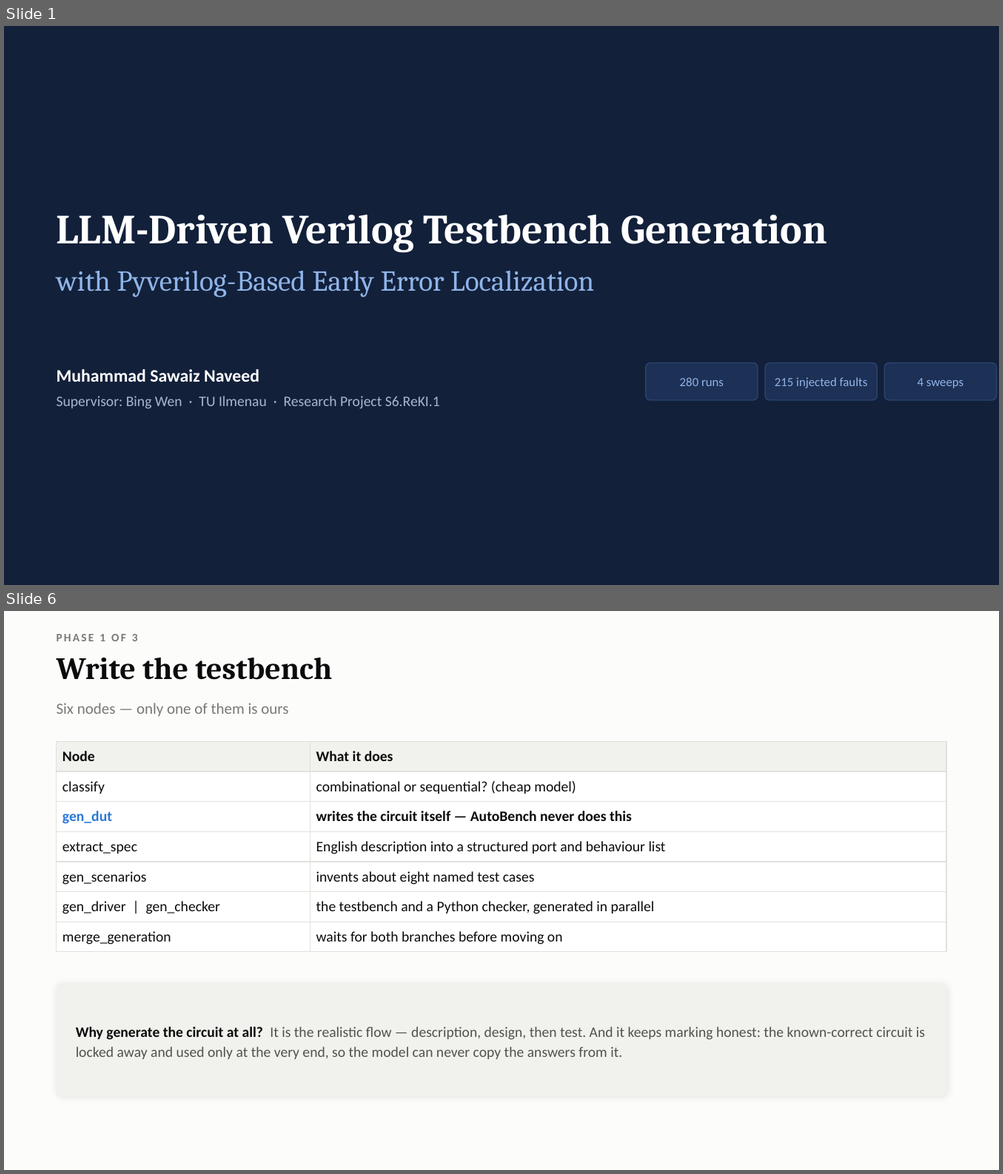
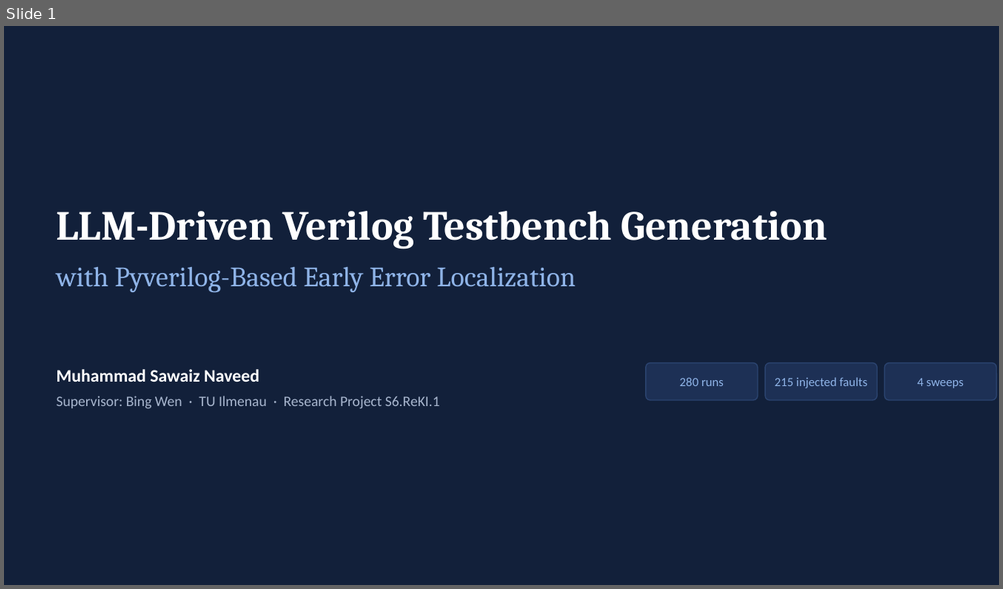
Before and after one commit to Sawaiz-zip/agentic-verilog-testbench, a slide deck: docs/presentation.pptx. Shown one above the other, each under a label of ours: slides 1 and 6 before the commit, slide 1 after it; the slides between them are not shown. The pictures are 1003x1174 and 1003x589 pixels, drawn with LibreOffice and Linux fonts; fonts in the diff are those of the drawing. Boxes give left, top, right and bottom in pixels: in the first picture for what was removed or moved away, otherwise in the second. Text is boxed around its words. In the diff, an @@ line names an element or a change of style, - is before the commit and + after.

```diff
--- a/docs/presentation.pptx
+++ b/docs/presentation.pptx
@@ slide 6 removed at (4,611,999,1170), background #FCFCFB @@
@@ text removed at (57,634,138,641) @@
-PHASE 1 OF 3
@@ text removed at (57,657,332,680) @@
-Write the testbench
@@ text removed at (57,703,288,717) @@
-Six nodes — only one of them is ours
@@ table removed at (57,741,946,948), 7 rows, 2 columns @@
-Node | What it does
-classify | combinational or sequential? (cheap model)
-gen_dut | writes the circuit itself — AutoBench never does this
-extract_spec | English description into a structured port and behaviour list
-gen_scenarios | invents about eight named test cases
-gen_driver | gen_checker | the testbench and a Python checker, generated in parallel
-merge_generation | waits for both branches before moving on
@@ rounded rectangle removed at (57,984,946,1096) @@
@@ text removed at (76,1027,925,1059) @@
-Why generate the circuit at all? It is the realistic flow — description, design, then test. And it keeps marking honest: the known-correct circuit is locked away and used only at the very end, so the model can never copy the answers from it.
@@ slide 1 changed as well @@
@@ text "LLM-Driven Verilog Testbench Generation": place and size @@
-text "LLM-Driven Verilog Testbench Generation" at (57,215,827,253)
+text "LLM-Driven Verilog Testbench Generation" at (57,211,827,249)
@@ text "with Pyverilog-Based Early Error Localization" at (57,266,575,293): size 28 to 27 pt @@
```
Also in this commit, not shown: 6 other slides changed, 17 slides added, 18 other slides removed, 3 other files.
